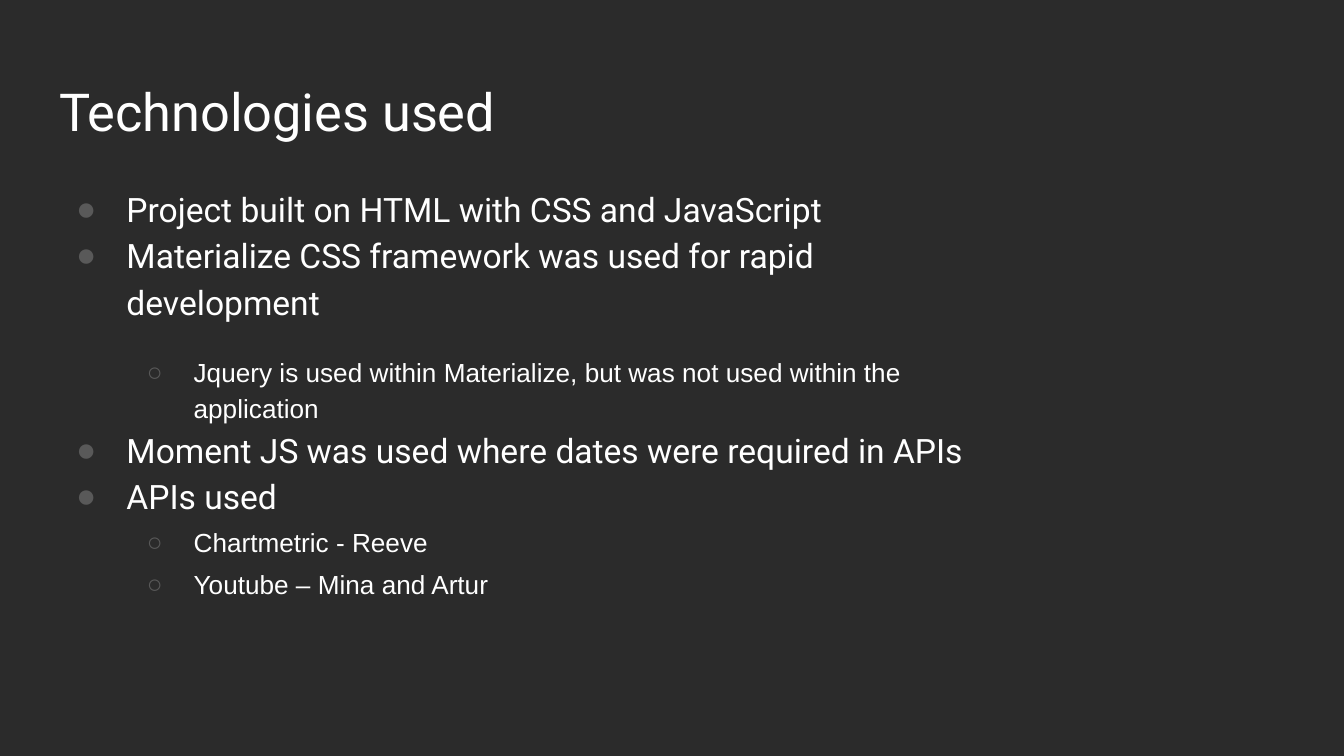
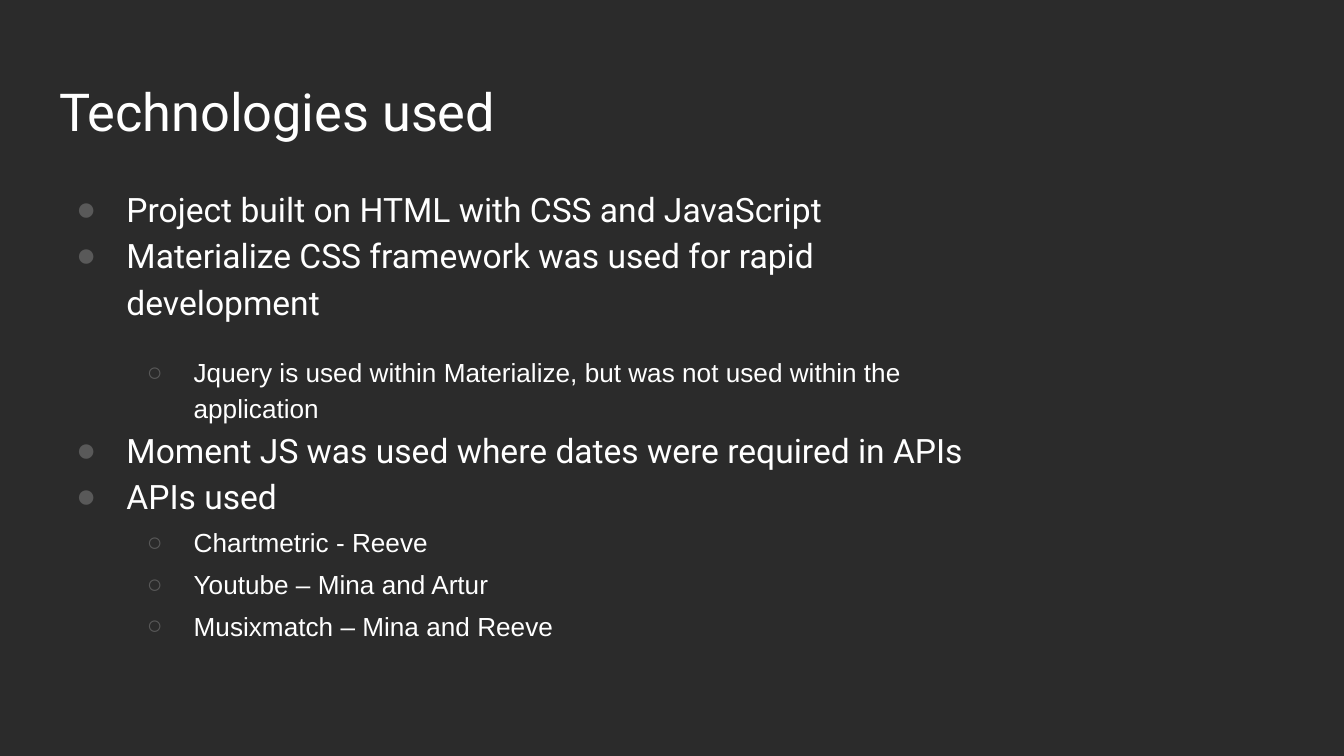
Before and after one commit to rschragger/MAR, a slide deck: slide 4 of project/MAR Project-Presentation.pptx. Drawn at 1344x756 pixels with LibreOffice and Linux fonts; fonts in the diff are those of the drawing; background and template pictures are left out; a plain dark background stands for a picture behind light text. Boxes give left, top, right and bottom in pixels: in the first picture for what was removed or moved away, otherwise in the second. Text is boxed around its words. In the diff, an @@ line names an element or a change of style, - is before the commit and + after.

```diff
--- a/project/MAR Project-Presentation.pptx
+++ b/project/MAR Project-Presentation.pptx
@@ text at [194,617,553,637]: paragraph added @@
+  ○ Musixmatch – Mina and Reeve
```
Also in this commit, not shown: 2 other slides changed, 1 other file.
